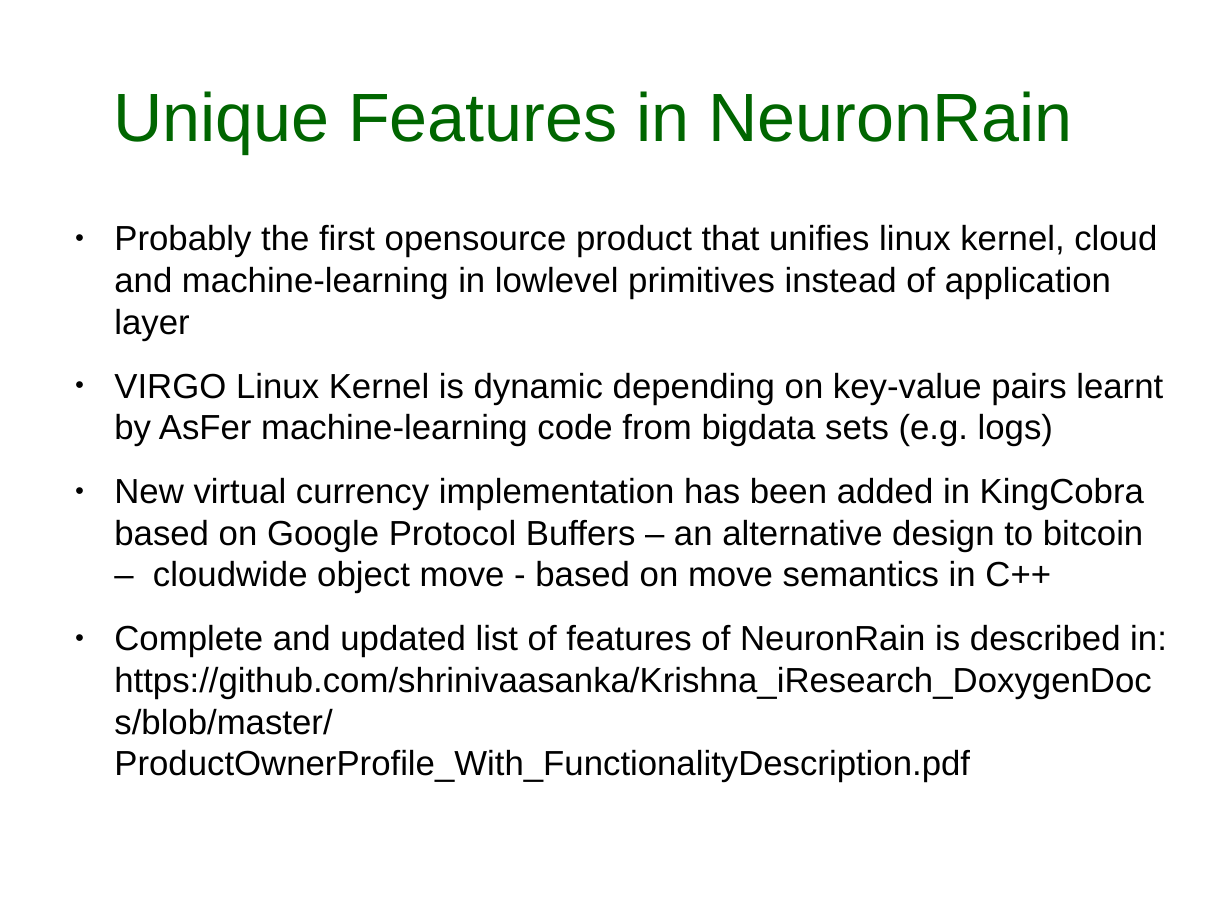
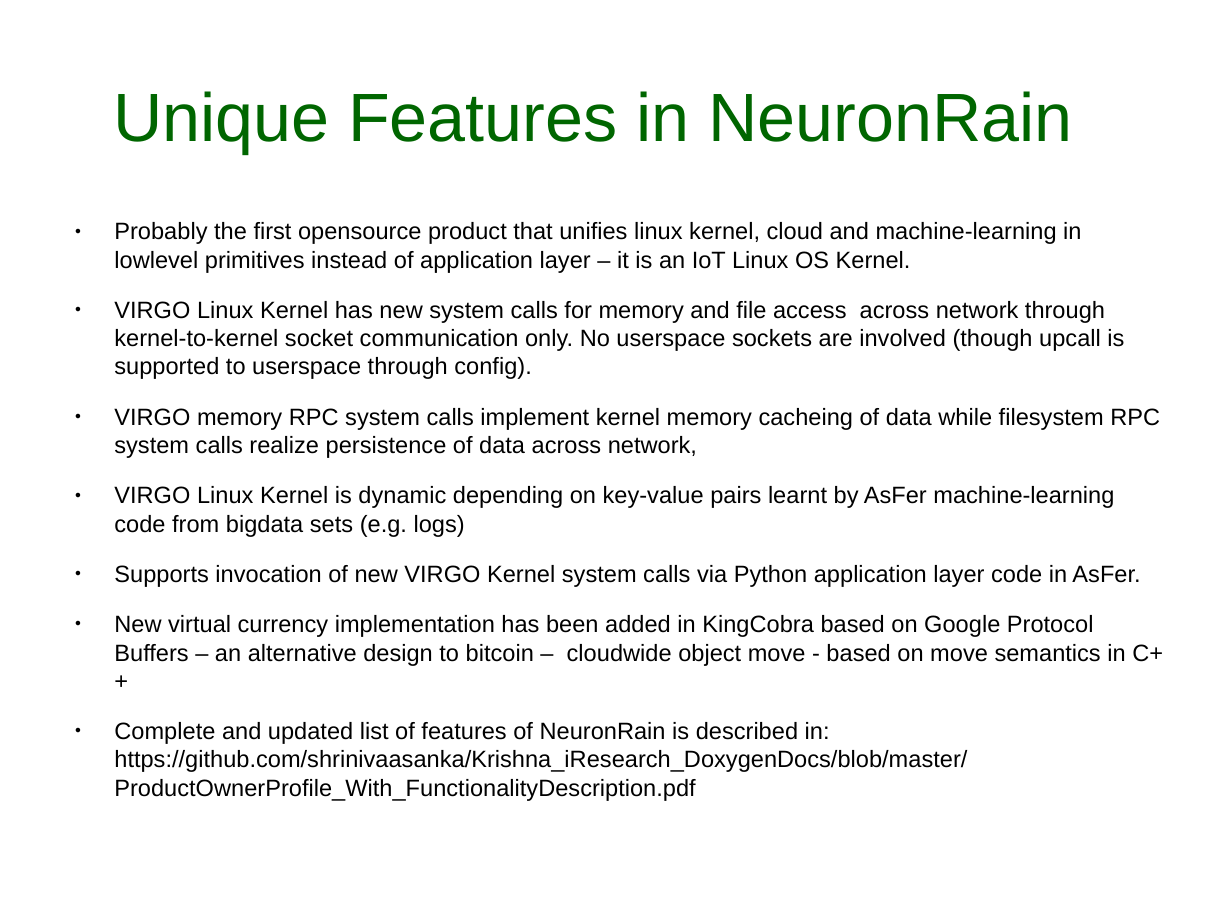
Before and after one commit to shrinivaasanka/ZodiacDatasoft, a slide deck: slide 8 of EnterpriseAnalytics_with_NeuronRain.odp. Drawn at 1232x924 pixels with LibreOffice and Linux fonts; fonts in the diff are those of the drawing. Boxes give left, top, right and bottom in pixels: in the first picture for what was removed or moved away, otherwise in the second. Text is boxed around its words. In the diff, an @@ line names an element or a change of style, - is before the commit and + after.

Commit message:
Rewritten introductory training material for NeuronRain

```diff
--- a/EnterpriseAnalytics_with_NeuronRain.odp
+++ b/EnterpriseAnalytics_with_NeuronRain.odp
@@ text at [114,222,1160,458]: text changed; size 22.4 to 15.2 pt @@
-● Probably the first opensource product that unifies linux kernel, cloud and machine-learning in lowlevel primitives instead of application layer
+● Probably the first opensource product that unifies linux kernel, cloud and machine-learning in lowlevel primitives instead of application layer – it is an IoT Linux OS Kernel.
+● VIRGO Linux Kernel has new system calls for memory and file access across network through kernel-to-kernel socket communication only. No userspace sockets are involved (though upcall is supported to userspace through config).
+● VIRGO memory RPC system calls implement kernel memory cacheing of data while filesystem RPC system calls realize persistence of data across network,
@@ text at [114,486,1163,744]: size 22.4 to 15.2 pt in "VIRGO Linux Kernel is dynamic depending on ...", "New virtual currency implementation has been added ...", "Complete and updated list of features of ..." @@
@@ text at [114,565,1140,587]: paragraph added @@
+● Supports invocation of new VIRGO Kernel system calls via Python application layer code in AsFer.
```
Also in this commit, not shown: 4 other slides changed, 1 other file.
